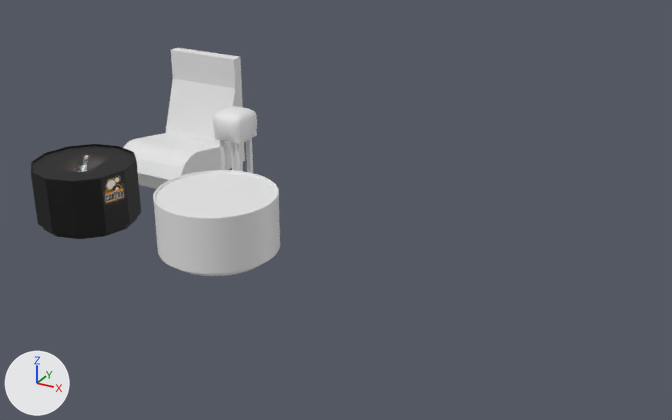
Two versions of the Blender file blend/Props - tables chairs.blend, one commit apart.
Camera for both pictures: a camera (50 mm lens) standing at (0.07, -6.12, 3.73) and looking at (-3.65, 0.64, 0.35). Lighting does not change. The marker at lower left points along +X, +Y and +Z.

The scene before the commit, as lines of its bpy script (objects in view):
```python
me_cube_001 = bpy.data.meshes.new('Cube.001')
me_cube_001.from_pydata(...)  # 24 vertices, 14 faces; spans x -0.6..0.25, y -0.546..0.654, z -0.455..0.745
me_cylinder = bpy.data.meshes.new('Cylinder')
me_cylinder.from_pydata(...)  # 120 vertices, 110 faces; spans x -0.5..0.5, y -0.5..0.5, z -0.302..0.3
me_cylinder.materials.append(mat_tabletop)
me_cylinder_002 = bpy.data.meshes.new('Cylinder.002')
me_cylinder_002.from_pydata(...)  # 448 vertices, 432 faces; spans x -1.0..1.0, y -1.0..1.0, z -1.0..0.13
me_cylinder_002.polygons.foreach_set('use_smooth', [True] * 432)
ob_chair = bpy.data.objects.new('Chair', me_cube_001)
ob_chair.location = (-5.863, 1.417, 0.455)
ob_table = bpy.data.objects.new('Table', me_cylinder)
ob_table.location = (-6.028, 0.0, 0.302)
ob_table_rounded = bpy.data.objects.new('Table rounded', me_cylinder_002)
ob_table_rounded.location = (-4.484, -0.011, 0.528)
ob_table_rounded.scale = (0.548, 0.548, 0.527)
_m = ob_table_rounded.modifiers.new('Subdivision', 'SUBSURF')
# also in view: 'Bar Stool' at (-4.9, 0.91, 0.52)
```
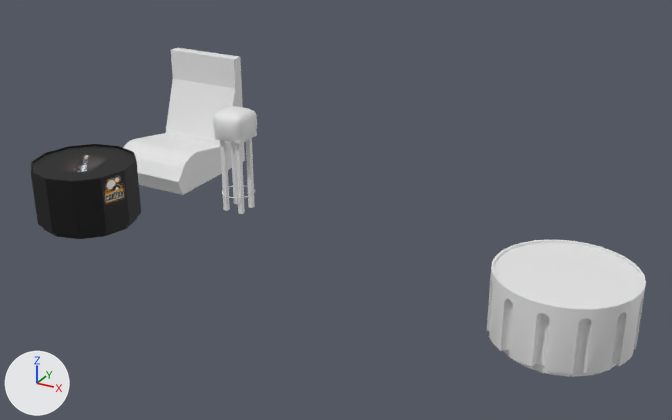
Commit message: Added the cutouts to the rounded table

The change, as a diff of the scene's bpy script:
```diff
--- a/blend/Props - tables chairs.blend.py
+++ b/blend/Props - tables chairs.blend.py
@@ me_cylinder_002 @@
 # used by ob_table_rounded; location = (-4.484, -0.011, 0.528); scale = (0.548, 0.548, 0.527)
-me_cylinder_002.from_pydata(...)  # 448 vertices, 432 faces; spans x -1.0..1.0, y -1.0..1.0, z -1.0..0.13
+me_cylinder_002.from_pydata(...)  # 7528 vertices, 6960 faces; spans x -1.0..1.0, y -1.0..1.0, z -1.0..0.13
+# me_cylinder_002 part 1: 48 vertices removed from x -1.0..1.0, y -1.0..1.0, z -0.86; 7128 vertices added at x -1.0..1.0, y -1.0..1.0, z -0.86..-0.01
@@ ob_table_rounded @@
 ob_table_rounded = bpy.data.objects.new('Table rounded', me_cylinder_002)
-ob_table_rounded.location = (-4.484, -0.011, 0.528)
+ob_table_rounded.location = (-1.367, -0.011, 0.528)
 ob_table_rounded.scale = (0.548, 0.548, 0.527)
-_m = ob_table_rounded.modifiers.new('Subdivision', 'SUBSURF')
```

Pixel boxes [x1, y1, x2, y2] of what changed, in the pictures (672 x 420 px):
'Table rounded', reshaped, moved, modifiers changed (25% wider, 28% taller): before [153, 170, 280, 276]; after [487, 240, 646, 376]
part 1 of me_cylinder_002, built on: before [155, 208, 280, 274]; after [487, 278, 644, 374]
